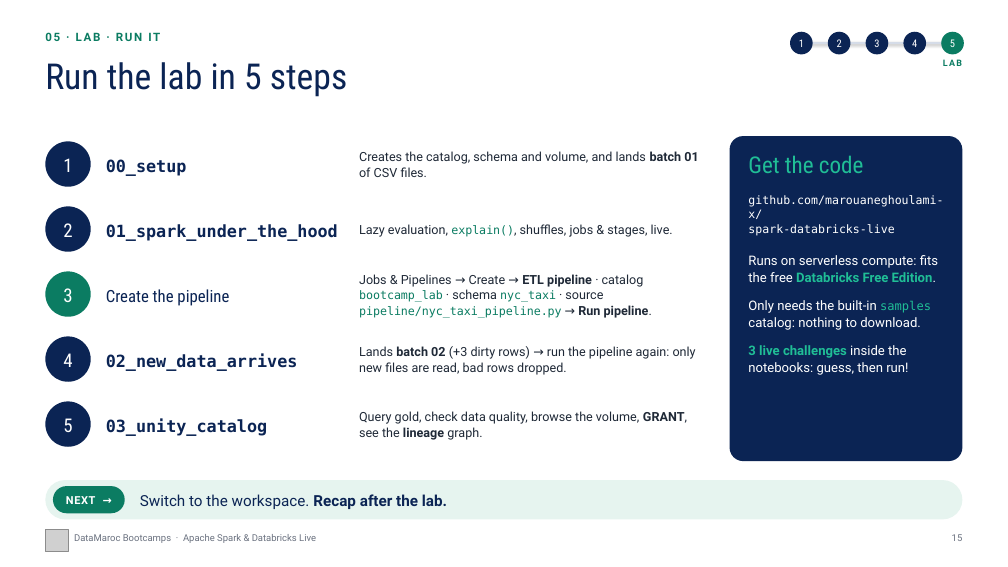
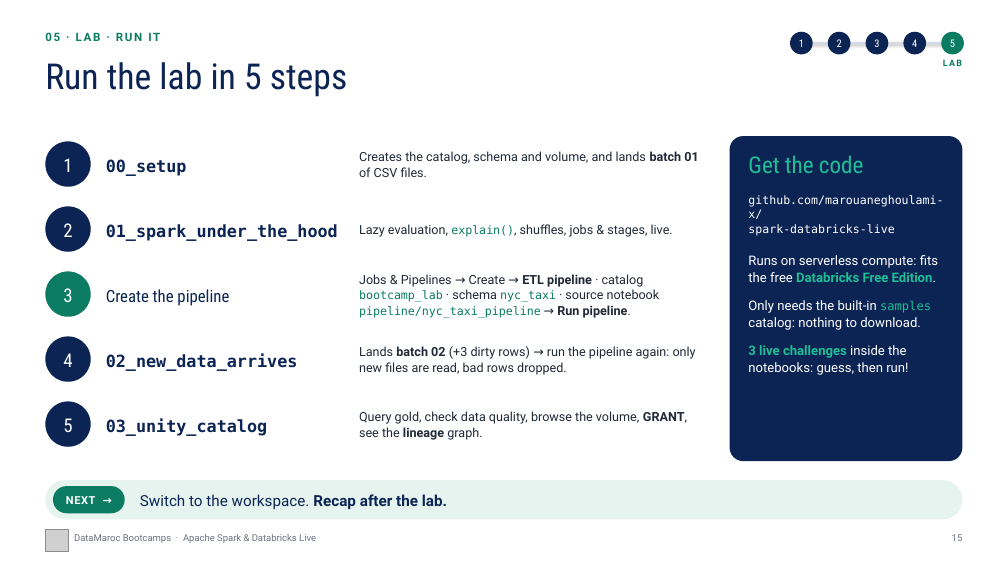
Before and after one commit to marouaneghoulami-x/spark-databricks-live, a slide deck: slide 15 of slides/Spark_and_Databricks_Live.pptx. Drawn at 1008x567 pixels with LibreOffice and Linux fonts; fonts in the diff are those of the drawing; grey boxes stand for pictures; background and template pictures are left out. Boxes give left, top, right and bottom in pixels: in the first picture for what was removed or moved away, otherwise in the second. Text is boxed around its words. In the diff, an @@ line names an element or a change of style, - is before the commit and + after.

```diff
--- a/slides/Spark_and_Databricks_Live.pptx
+++ b/slides/Spark_and_Databricks_Live.pptx
@@ text at (x1=359, y1=274, x2=660, y2=318): text changed @@
-Jobs & Pipelines → Create → ETL pipeline · catalog bootcamp_lab · schema nyc_taxi · source pipeline/nyc_taxi_pipeline.py → Run pipeline.
+Jobs & Pipelines → Create → ETL pipeline · catalog bootcamp_lab · schema nyc_taxi · source notebook pipeline/nyc_taxi_pipeline → Run pipeline.
```
Also in this commit, not shown: 1 other slide changed, 3 other files.
